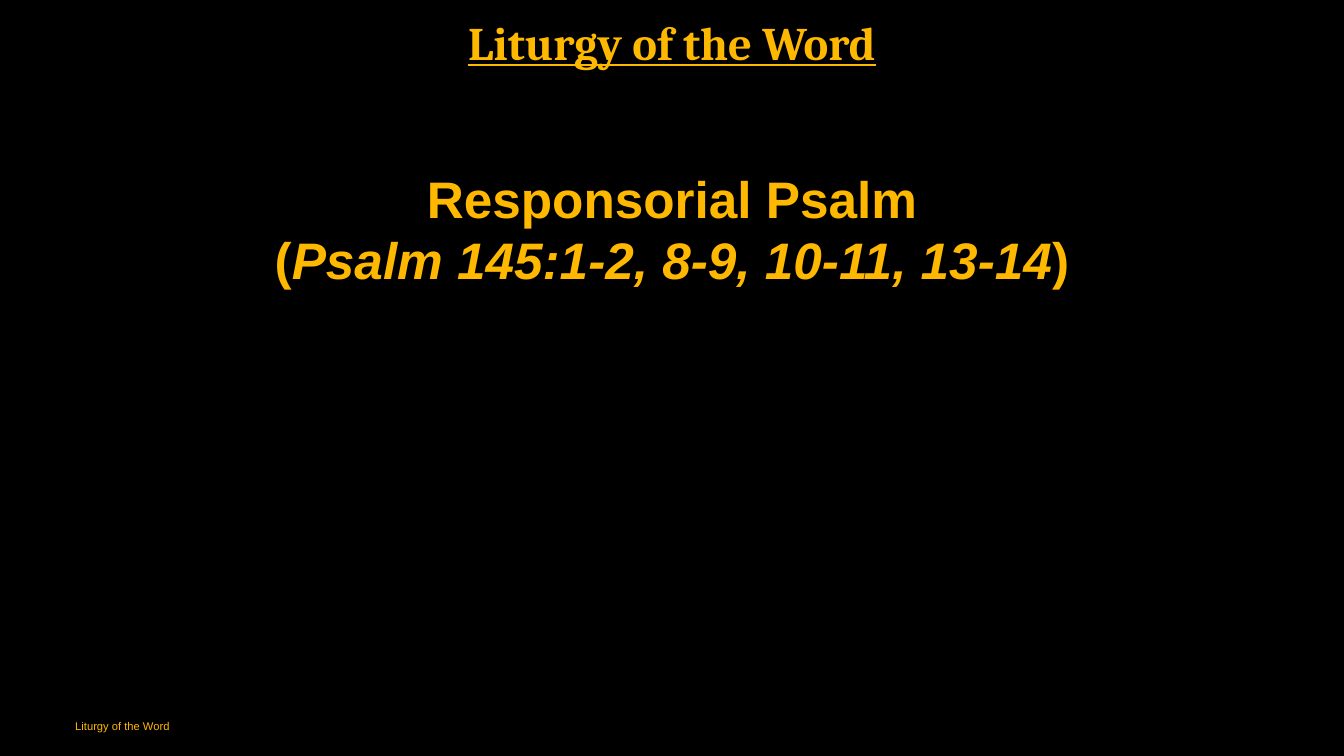
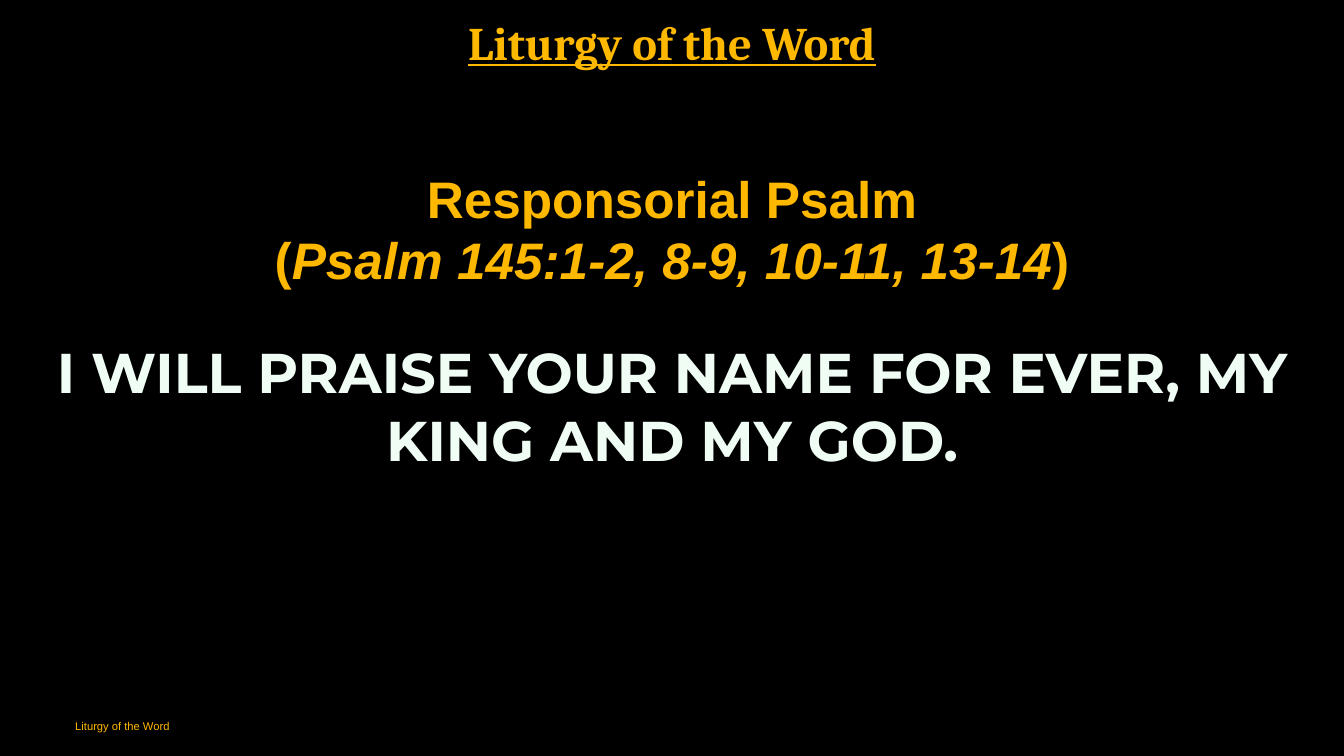
Before and after one commit to divinogabriel9/verbum, a slide deck: slide 19 of outputs/GFCC5Jul2026_14thSundayinOrdinaryTime.pptx (slide 21 before the commit). Drawn at 1344x756 pixels with LibreOffice and Linux fonts; fonts in the diff are those of the drawing. Boxes give left, top, right and bottom in pixels: in the first picture for what was removed or moved away, otherwise in the second. Text is boxed around its words. In the diff, an @@ line names an element or a change of style, - is before the commit and + after.

```diff
--- a/outputs/GFCC5Jul2026_14thSundayinOrdinaryTime.pptx
+++ b/outputs/GFCC5Jul2026_14thSundayinOrdinaryTime.pptx
@@ text added at (57, 353, 1287, 462), 60 pt, text #F0FDF4, bold @@
+I WILL PRAISE YOUR NAME FOR EVER, MY KING AND MY GOD.
```
Also in this commit, not shown: 11 other slides changed, 13 slides added, 16 slides removed, 19 other files.
